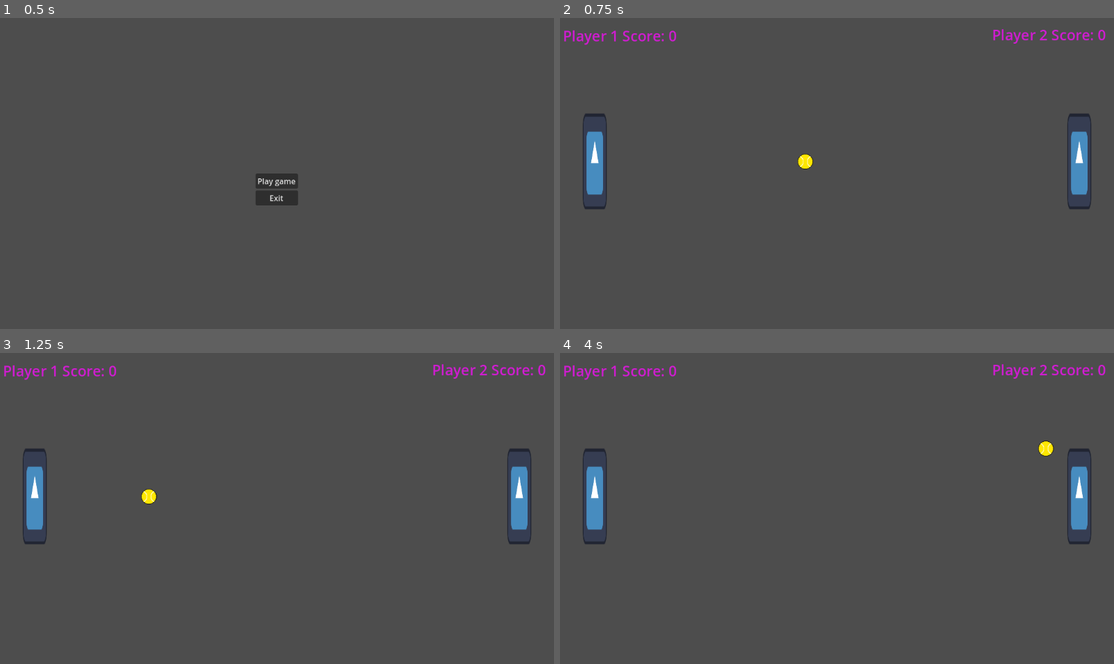
Above: before the commit, frames 1-4 (two rows, left to right).
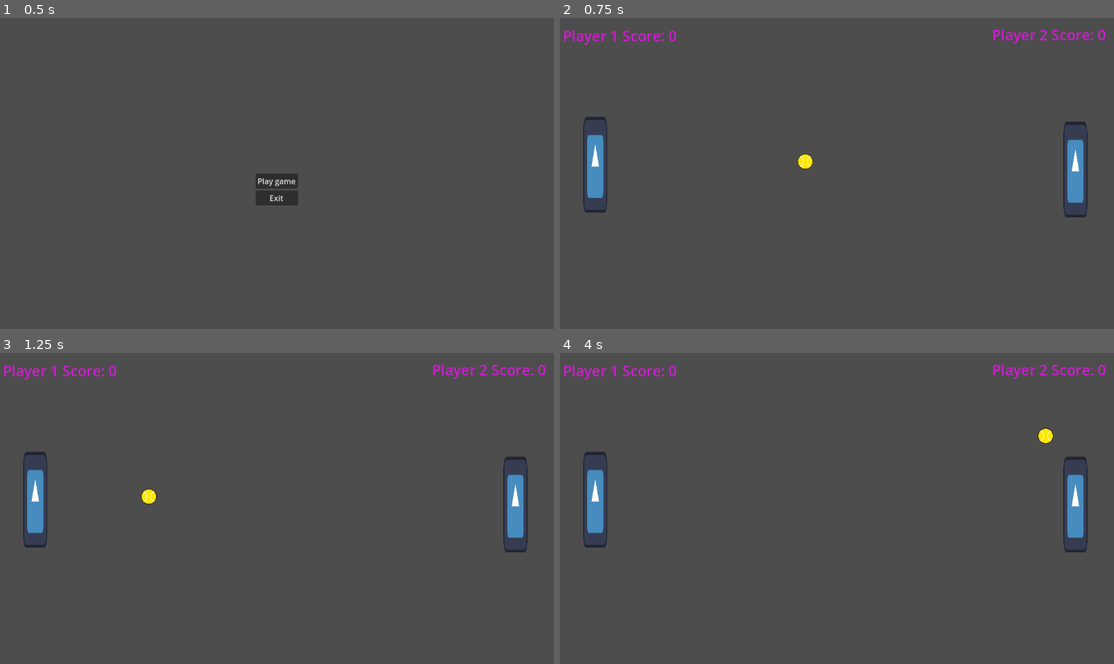
Above: after the commit, the same moments.

Repository: Ejhilton/ping_pong_godot
Game: Godot game, scene res://scenes/main_menu.tscn
Two runs of this game, one before a commit and one after it. Both use one fixed random seed, a clock stepped at 60 frames per second and the inputs below. The engine's default icon, where the game draws it, is replaced by a stand-in: a white triangle on a blue panel in a dark square.
Inputs:
- Up to frame 1 (0.5 s): no input
- Up to frame 2 (0.75 s): click "Play game" at 0.5 s
- Up to frame 3 (1.25 s): no input
- Up to frame 4 (4 s): no input

Frame 1 is identical in both runs. In frame 2, 1.2% of the frame differs, in the area x 4-96%, y 30-65%; in frame 3, 1.2%; in frame 4, 1.4%, in the area x 4-96%, y 24-65%.

Commit message:
changed player start position to be based on where placed in editor

Diff:
--- a/scripts/player.gd
+++ b/scripts/player.gd
@@ -5,9 +5,9 @@
 # Called when the node enters the scene tree for the first time.
 func _ready():
 	if playerID == 1:
-		position = global_settings.p1_start_position
+		global_settings.p1_start_position = position
 	else:
-		position = global_settings.p2_start_position
+		global_settings.p2_start_position = position
 
 
 # Called every frame. 'delta' is the elapsed time since the previous frame.
